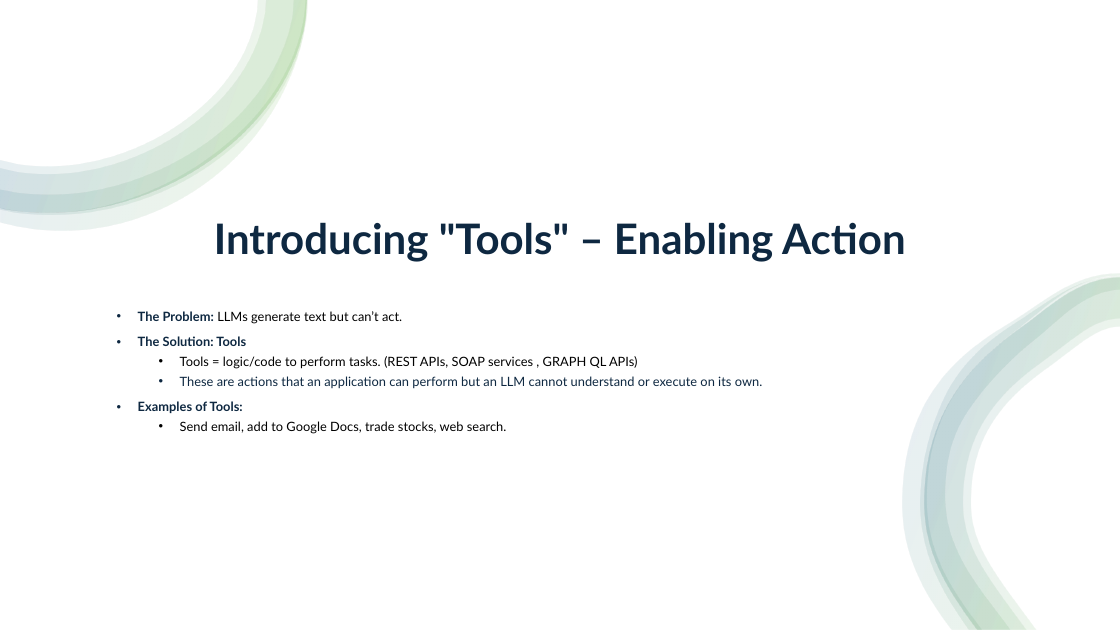
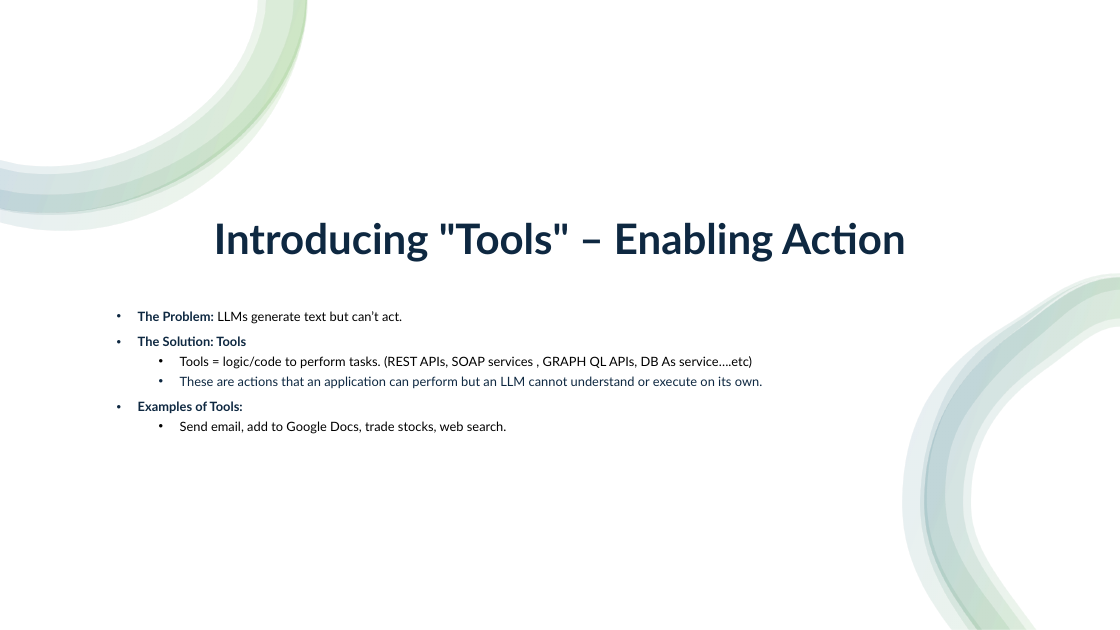
Before and after one commit to aravind07d/Artificial-Intelligent--Presentations, a slide deck: slide 5 of MCP.pptx (slide 4 before the commit). Drawn at 1120x630 pixels with LibreOffice and Linux fonts; fonts in the diff are those of the drawing. Boxes give left, top, right and bottom in pixels: in the first picture for what was removed or moved away, otherwise in the second. Text is boxed around its words. In the diff, an @@ line names an element or a change of style, - is before the commit and + after.

```diff
--- a/MCP.pptx
+++ b/MCP.pptx
@@ text at (180,356,752,369): text changed @@
-  • Tools = logic/code to perform tasks. (REST APIs, SOAP services , GRAPH QL APIs)
+  • Tools = logic/code to perform tasks. (REST APIs, SOAP services , GRAPH QL APIs, DB As service….etc)
```
Also in this commit, not shown: 1 other slide changed, 9 slides added.
